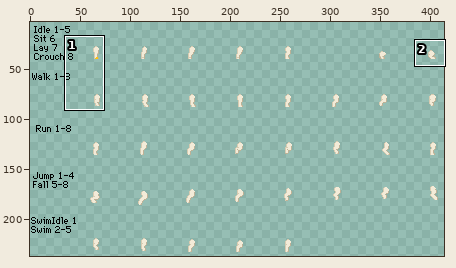
Two versions of one sprite sheet, humanoid/sbq/DreccanOfPaws/Dreccan/legs/hindlegFront.png. The picture above shows the old version from afar; the outline marks the close-up.
Close-up. First the earlier version:
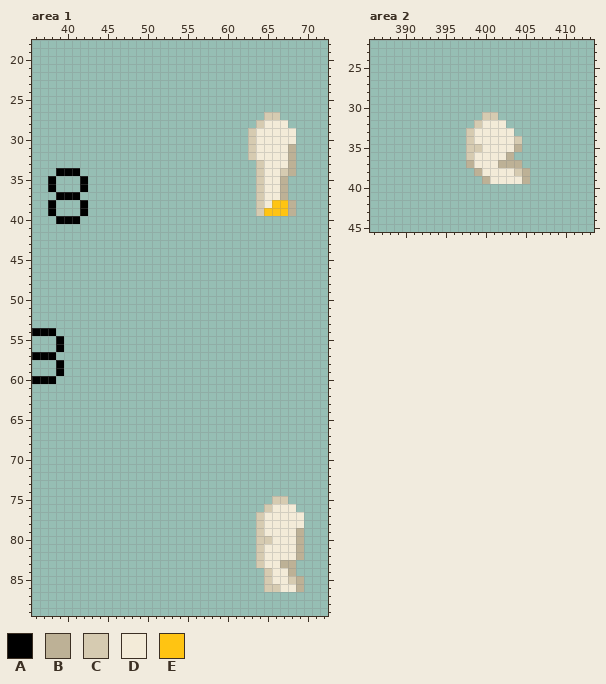
The file is 432x240 pixels. Shown: area 1: x 36..72, y 18..89; area 2: x 386..413, y 22..45. The wide view leaves out empty margins. The commit also changed other parts of the picture, which this record leaves out.
Palette (. is transparent): A #000000  B #bdb196  C #d6cbb1  D #f3ebd8  E #ffc412
Pixels before, area 1 (only the part around the change), first column x 36:
22 .....................................
23 .....................................
24 .....................................
25 .....................................
26 .....................................
27 .............................CC......
28 ............................CDDD.....
29 ...........................CDDDDD....
30 ...........................CDDDDD....
31 ...........................CDDDDB....
32 ...........................CDDDDB....
33 ............................CDDDB....
34 ...AAA......................CDDCB....
35 ..A...A.....................CDDB.....
36 ..A...A.....................CDDB.....
37 ...AAA......................CDDB.....
38 ..A...A.....................CDEEB....
39 ..A...A.....................CEEEB....
40 ...AAA...............................
41 .....................................
42 .....................................
43 .....................................
44 .....................................
45 .....................................
46 .....................................
47 .....................................
48 .....................................
49 .....................................
50 .....................................
51 .....................................
52 .....................................
53 .....................................
54 AAA..................................
55 ...A.................................
56 ...A.................................
57 AAA..................................
58 ...A.................................
59 ...A.................................
60 AAA..................................
61 .....................................
62 .....................................
63 .....................................
64 .....................................
65 .....................................
66 .....................................
67 .....................................
68 .....................................
69 .....................................
70 .....................................
71 .....................................
72 .....................................
73 .....................................
74 .....................................
75 ..............................CC.....
76 .............................CDDD....
77 ............................CDDDDD...
78 ............................CDDDDD...
79 ............................CDDDDB...
80 ............................CCDDDB...
81 ............................CDDDDB...
82 ............................CDDDDB...
83 ............................CDDBB....
84 .............................CDDB....
85 .............................CDDCB...
86 .............................CCDDB...
87 .....................................
88 .....................................
89 .....................................
Pixels before, area 2, first column x 398:
31 ..CC....
32 .CDDD...
33 CDDDDD..
34 CDDDDDC.
35 CCDDDDB.
36 CDDDDB..
37 BDDDBBB.
38 .BDDDDCB
39 ..BDDDDB
And afterwards:
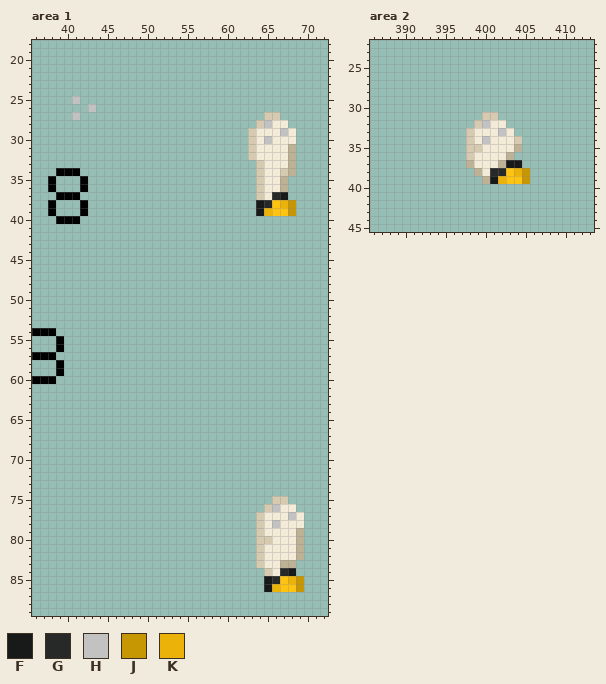
Colours new in this view: F #181919  G #272928  H #c2c2c2  J #c79603  K #ebb30a
Difference:
{"where": "area 1"}
{"y":25,"x":41,"old":".","new":"H"}
{"y":26,"x":43,"old":".","new":"H"}
{"y":27,"x":41,"old":".","new":"H"}
{"y":28,"x":65,"old":"D","new":"H"}
{"y":29,"x":67,"old":"D","new":"H"}
{"y":30,"x":65,"old":"D","new":"H"}
{"y":37,"x":66,"old":"DB","new":"GF"}
{"y":38,"x":64,"old":"CD","new":"FG"}
{"y":38,"x":67,"old":"EB","new":"KJ"}
{"y":39,"x":64,"old":"CE","new":"FK"}
{"y":39,"x":68,"old":"B","new":"J"}
{"y":76,"x":66,"old":"D","new":"H"}
{"y":77,"x":68,"old":"D","new":"H"}
{"y":78,"x":66,"old":"D","new":"H"}
{"y":84,"x":67,"old":"DB","new":"GF"}
{"y":85,"x":65,"old":"CDDCB","new":"FGEKJ"}
{"y":86,"x":65,"old":"CCDDB","new":"FKEEJ"}
{"where": "area 2"}
{"y":32,"x":400,"old":"D","new":"H"}
{"y":33,"x":402,"old":"D","new":"H"}
{"y":34,"x":400,"old":"D","new":"H"}
{"y":37,"x":403,"old":"BB","new":"FF"}
{"y":38,"x":401,"old":"DDDCB","new":"GGEKJ"}
{"y":39,"x":401,"old":"DDDDB","new":"FKEEJ"}
{"label":"added","picture_box":[72,96,96,120]}
{"label":"changed","picture_box":[264,120,288,144]}
{"label":"changed","picture_box":[256,192,296,216]}
{"label":"changed","picture_box":[272,504,296,528]}
{"label":"changed","picture_box":[264,568,304,592]}
{"label":"changed","picture_box":[482,120,530,184]}
